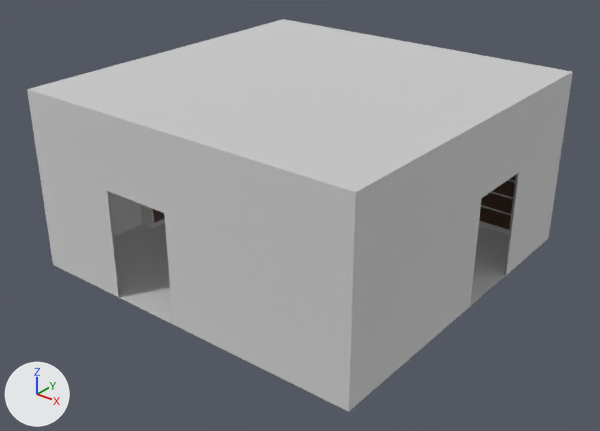
An edit to the glTF model public/assets/rooms/study/study.glb, drawn before and after from the same camera.
One viewpoint serves both versions: a camera (50 mm lens) standing at (10.27, -13.13, 8.97) and looking at (0.12, -0.45, 1.11). The lights are fixed; the arrows at lower left show +X, +Y and +Z. The picture after the commit comes second.

The first picture shows 'study'.
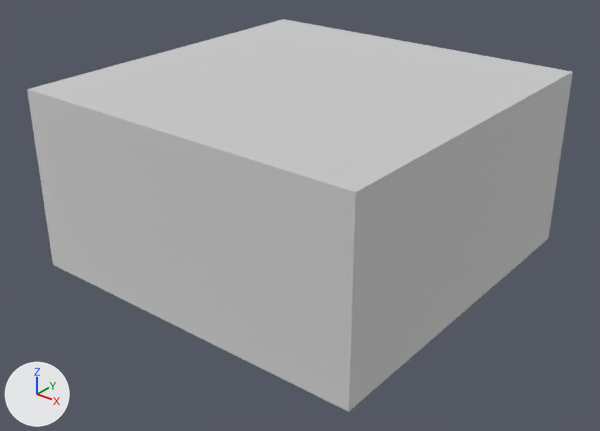
Where the change shows, as pixel boxes [x1, y1, x2, y2] in the pictures (600 x 431 px):
'door-plug-s', added: after [107, 191, 173, 324]
    faces in mat_study_wallpaper (white #e7e7e7): [107, 191, 169, 279]
    faces in mat_study_walnut (white #e7e7e7): [114, 255, 173, 324]
'door-plug-e', added: after [470, 173, 519, 306]
    faces in mat_study_wallpaper (white #e7e7e7): [475, 173, 519, 262]
    faces in mat_study_walnut (white #e7e7e7): [470, 235, 511, 306]

Edits to the bpy script that builds the scene:
```text
Add me_door_plug_s:
    me_door_plug_s.from_pydata([(-1.8, -4.0, 1.0), (-0.2, -4.0, 1.0), (-1.8, -4.0, 2.4), (-0.2, -4.0, 2.4), (-0.2, -4.0, 0.0), (-1.8, -4.0, 0.0), (-0.2, -4.0, 1.05), (-1.8, -4.0, 1.05), (-1.8, -3.96, 1.05), (-0.2, -3.96, 1.05), (-0.2, -4.0, 0.97), (-1.8, -4.0, 0.97), (-1.8, -3.96, 0.97), (-0.2, -3.96, 0.97)], [], [(1, 2, 3), (1, 0, 2), (4, 0, 1), (6, 8, 7), (10, 12, 13), (13, 8, 9), (4, 5, 0), (6, 9, 8), (10, 11, 12), (13, 12, 8)])
    for i in [*range(2, 10)]: me_door_plug_s.polygons[i].material_index = 1
    me_door_plug_s.materials.append(mat_study_wallpaper)  # white #e7e7e7
    me_door_plug_s.materials.append(mat_study_walnut)  # white #e7e7e7
Add me_door_plug_e:
    me_door_plug_e.from_pydata([(4.0, 0.2, 1.0), (4.0, 1.8, 1.0), (4.0, 0.2, 2.4), (4.0, 1.8, 2.4), (4.0, 1.8, 0.0), (4.0, 0.2, 0.0), (4.0, 1.8, 1.05), (4.0, 0.2, 1.05), (3.96, 0.2, 1.05), (3.96, 1.8, 1.05), (4.0, 1.8, 0.97), (4.0, 0.2, 0.97), (3.96, 0.2, 0.97), (3.96, 1.8, 0.97)], [], [(1, 2, 3), (1, 0, 2), (4, 0, 1), (6, 8, 7), (10, 12, 13), (13, 8, 9), (4, 5, 0), (6, 9, 8), (10, 11, 12), (13, 12, 8)])
    for i in [*range(2, 10)]: me_door_plug_e.polygons[i].material_index = 1
    me_door_plug_e.materials.append(mat_study_wallpaper)  # white #e7e7e7
    me_door_plug_e.materials.append(mat_study_walnut)  # white #e7e7e7
Add ob_door_plug_s:
    ob_door_plug_s = bpy.data.objects.new('door-plug-s', me_door_plug_s)
    ob_door_plug_s.location = (0.0, 0.0, 0.0)
Add ob_door_plug_e:
    ob_door_plug_e = bpy.data.objects.new('door-plug-e', me_door_plug_e)
    ob_door_plug_e.location = (0.0, 0.0, 0.0)
```
